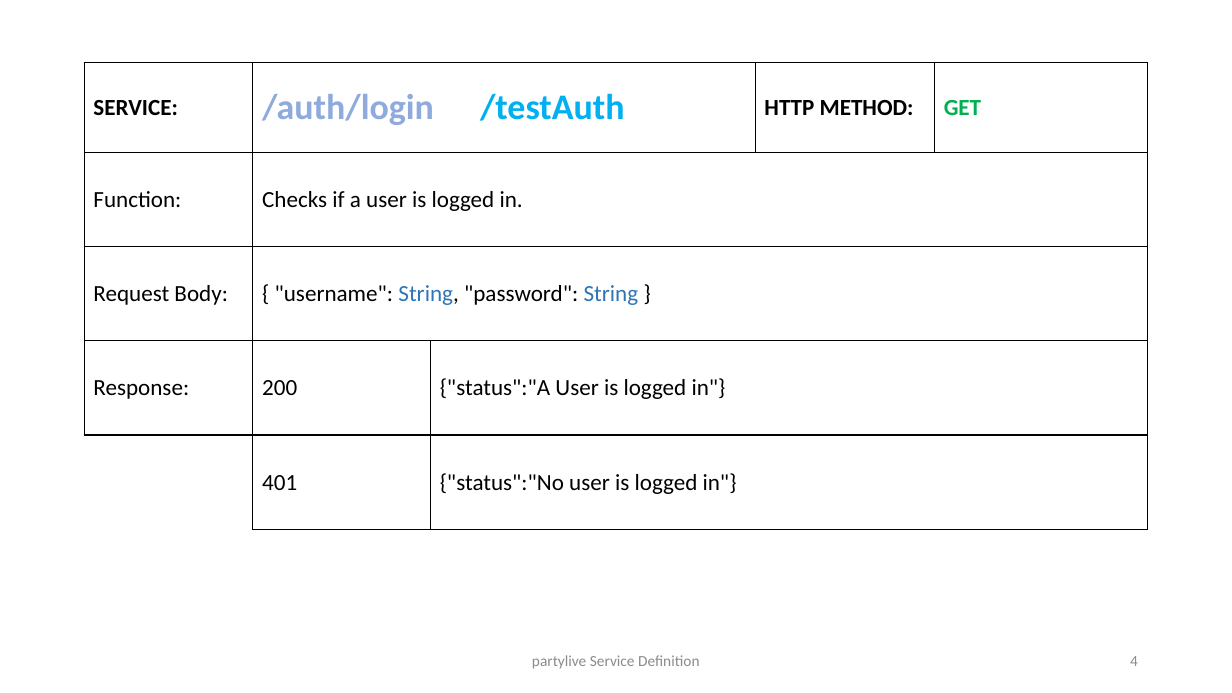
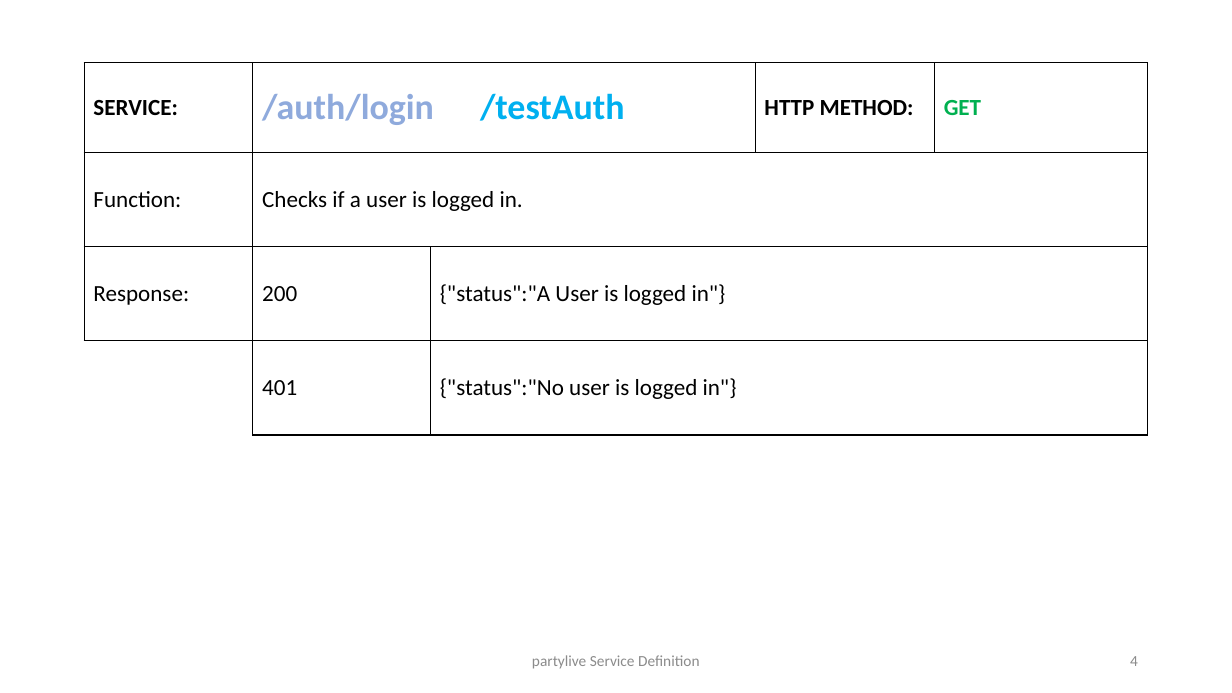
Before and after one commit to mschlechtinger/partylive, a slide deck: slide 4 of Service Definition.pptx. Drawn at 1232x693 pixels with LibreOffice and Linux fonts; fonts in the diff are those of the drawing. Boxes give left, top, right and bottom in pixels: in the first picture for what was removed or moved away, otherwise in the second. Text is boxed around its words. In the diff, an @@ line names an element or a change of style, - is before the commit and + after.

```diff
--- a/Service Definition.pptx
+++ b/Service Definition.pptx
@@ table at box(84, 63, 1148, 435) @@
-row 3: Request Body: | { "username": String, "password": String } |  |  |  | 
```
Also in this commit, not shown: 2 other slides changed, 5 slides added, 6 other files.
